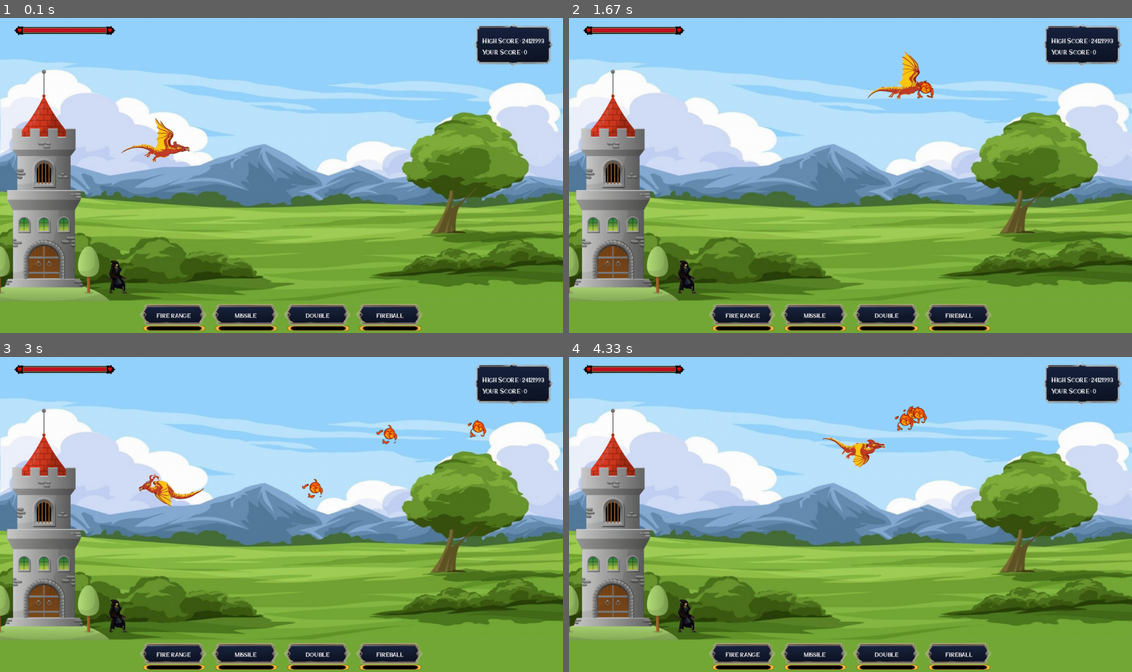
Above: before the commit, frames 1-4 (two rows, left to right).
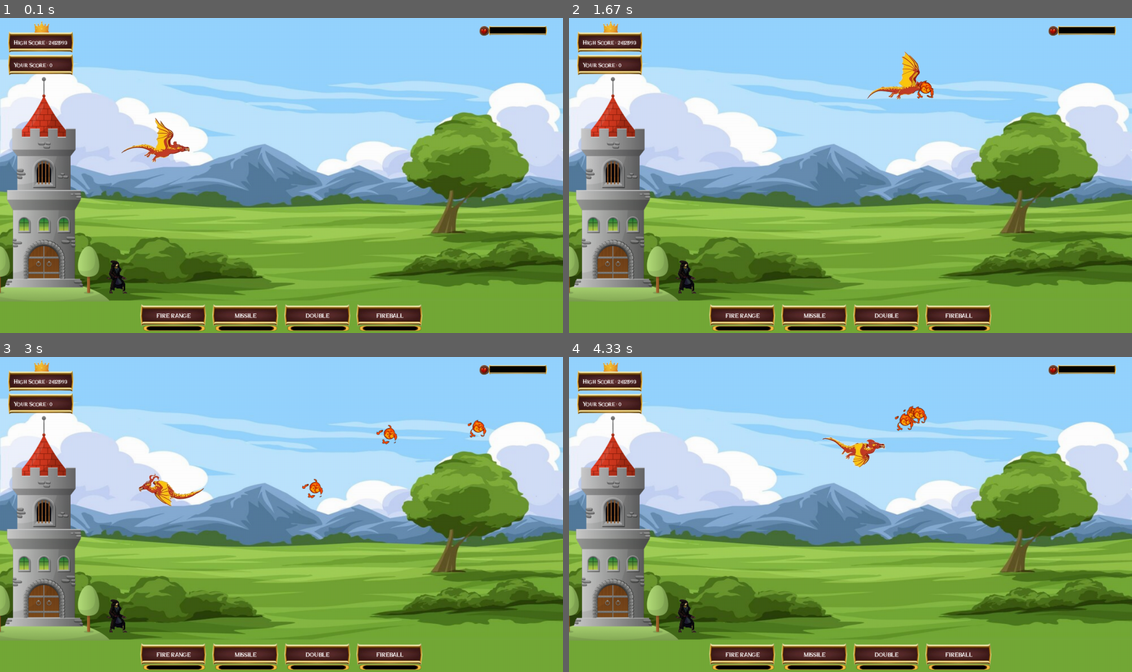
Above: after the commit, the same moments.

Repository: vanny-laure-lamorte/Shmup
Game: pygame game, started from main.py
Same seed, same stepped clock (60 frames per second), same inputs: the game is played once before the commit and once after it.
Inputs:
- Up to frame 1 (0.1 s): no input
- Up to frame 2 (1.67 s): hold Right 0.33-0.8 s; hold Up 0.88-1.18 s; hold Right from 1.22 s (still down); tap Space at 1.28, 1.58 s
- Up to frame 3 (3 s): release Right at 1.68 s; hold Left 1.72-2.25 s; tap Space at 1.78, 2.08, 2.35, 2.68, 2.98 s; hold Down 2.28-2.58 s; hold Left from 2.62 s (still down)
- Up to frame 4 (4.33 s): release Left at 3.02 s; hold Up 3.05-3.42 s; tap Space at 3.12, 3.52, 3.82, 4.18 s; hold Right 3.45-4.08 s; hold Down from 4.12 s (still down)

The runs differ from the first frame. In frame 1, 6.4% of the frame differs, in the area x 1-99%, y 0-98%; in frame 2, 6.4%; in frame 3, 6.4%; in frame 4, 6.4%.

Commit message:
[Modifier] les images d'infos

Diff:
--- a/src/gui/Game.py
+++ b/src/gui/Game.py
@@ -22,6 +22,7 @@
         self.img_castle = pygame.image.load(f"assets/image/game/game_castle.png").convert_alpha()
         self.rect_option = pygame.image.load(f"assets/image/game/game_rect.png").convert_alpha()
         self.rect_high_score = pygame.image.load(f"assets/image/game/game_high_score.png").convert_alpha()
+        self.crown = pygame.image.load(f"assets/image/game/game_crown.png").convert_alpha()
         self.life = pygame.image.load(f"assets/image/game/game_life.png").convert_alpha()
         self.hp = pygame.image.load(f"assets/image/game/game_hp.png").convert_alpha()
 
@@ -35,13 +36,17 @@
         self.img_not_center("Castle", -90, 115, 375, 515, self.img_castle)
 
         # Life
-        pygame.draw.rect(self.Window, self.red, (50, 20, 187, 15))
-        self.img_not_center("life", 15, 10, 258, 31, self.hp)
+        pygame.draw.rect(self.Window, self.black, (1087, 20, 125, 15))
+        self.img_not_center("Life", 1060, 15, 160, 26, self.hp)
 
         # Score
-        self.img_not_center("High Score", 1050, 10, 180, 99, self.rect_high_score)
-        self.text_not_center(self.font2, 15, "High Score : 24121993", self.white, 1070, 40)
-        self.text_not_center(self.font2, 15, f"Your Score : {self.score}", self.white, 1070, 65)
+        self.img_not_center("Crown", 75, 5, 35, 35, self.crown)
+        self.img_not_center("High Score", 15, 25, 153, 57, self.rect_option)
+        self.text_not_center(self.font2, 13, "High Score : 24121993", self.white, 30, 45)
+
+        self.img_not_center("High Score", 15, 75, 153, 57, self.rect_option)
+        self.text_not_center(self.font2, 13, f"Your Score : {self.score}", self.white, 30, 95)
+
 
         # Missile #160
         self.img_txt_hover("Missile","MISSILE", self.W//2-80, 660, 153, 57, self.rect_option, self.rect_option, self.font2, 13, self.white, self.W//2-80, 660)
Binary file changed: assets/image/game/game_castle.png
Binary file added: assets/image/game/game_crown.png
Binary file changed: assets/image/game/game_high_score.png
Binary file changed: assets/image/game/game_hp.png
Binary file removed: assets/image/game/game_hp1.png
Binary file changed: assets/image/game/game_rect.png
Binary file removed: assets/image/game/game_rect2.png
